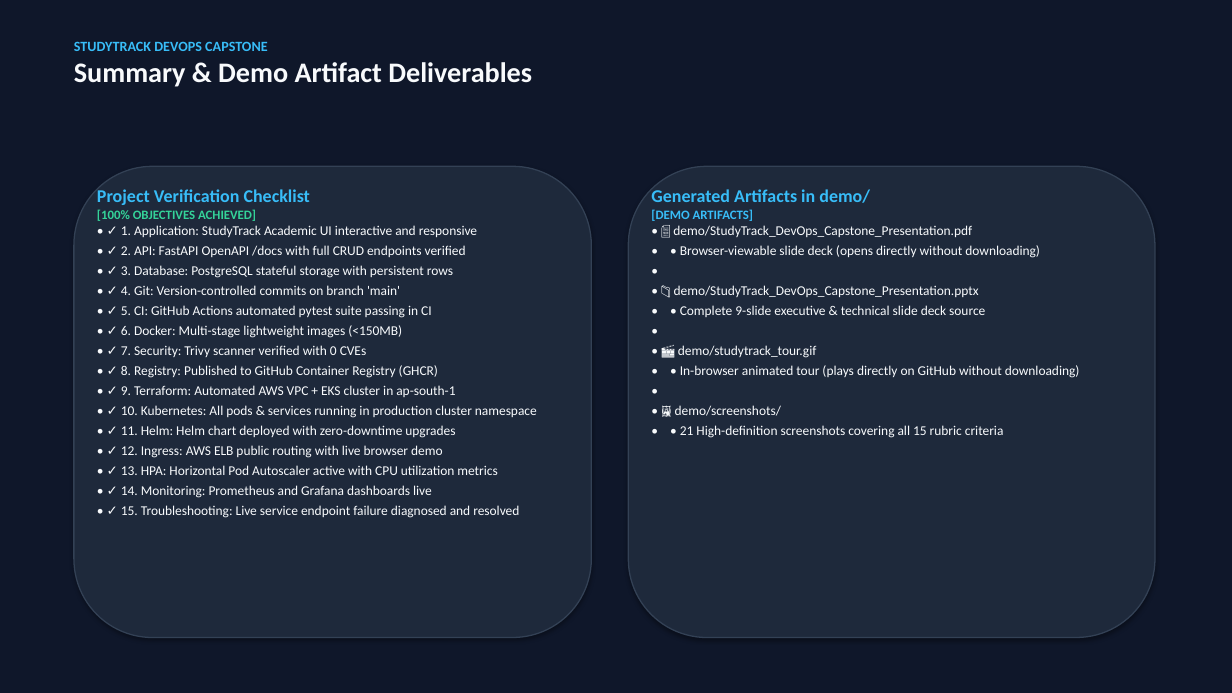
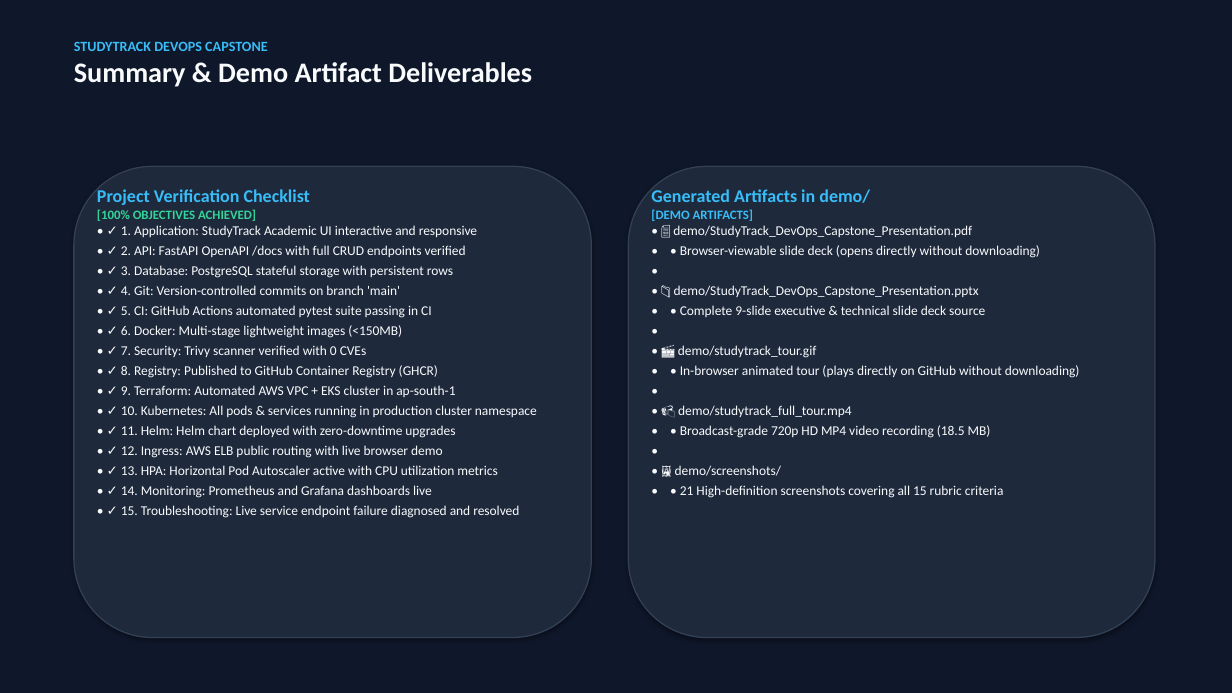
Before and after one commit to shubh-aarambh/Study-Track, a slide deck: slide 9 of demo/StudyTrack_DevOps_Capstone_Presentation.pptx. Drawn at 1232x693 pixels with LibreOffice and Linux fonts; fonts in the diff are those of the drawing. Boxes give left, top, right and bottom in pixels: in the first picture for what was removed or moved away, otherwise in the second. Text is boxed around its words. In the diff, an @@ line names an element or a change of style, - is before the commit and + after.

```diff
--- a/demo/StudyTrack_DevOps_Capstone_Presentation.pptx
+++ b/demo/StudyTrack_DevOps_Capstone_Presentation.pptx
@@ text at (678, 405, 991, 438): paragraphs added @@
+• 📹 demo/studytrack_full_tour.mp4
+• • Broadcast-grade 720p HD MP4 video recording (18.5 MB)
+•
```
Also in this commit, not shown: 5 other files.
